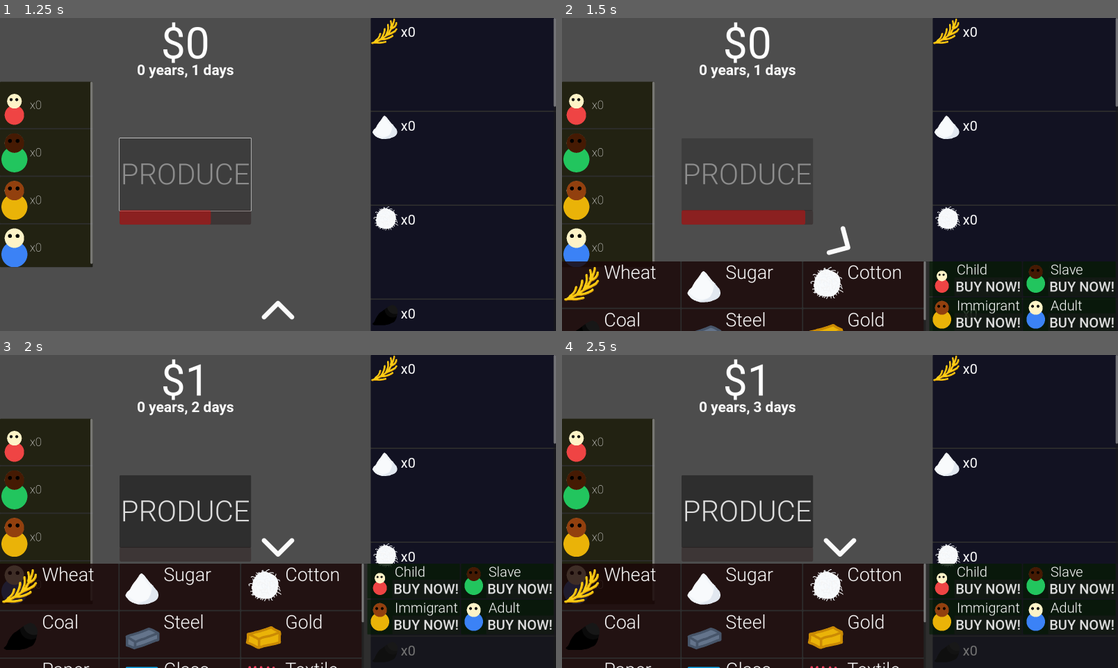
Above: before the commit, frames 1-4 (two rows, left to right).
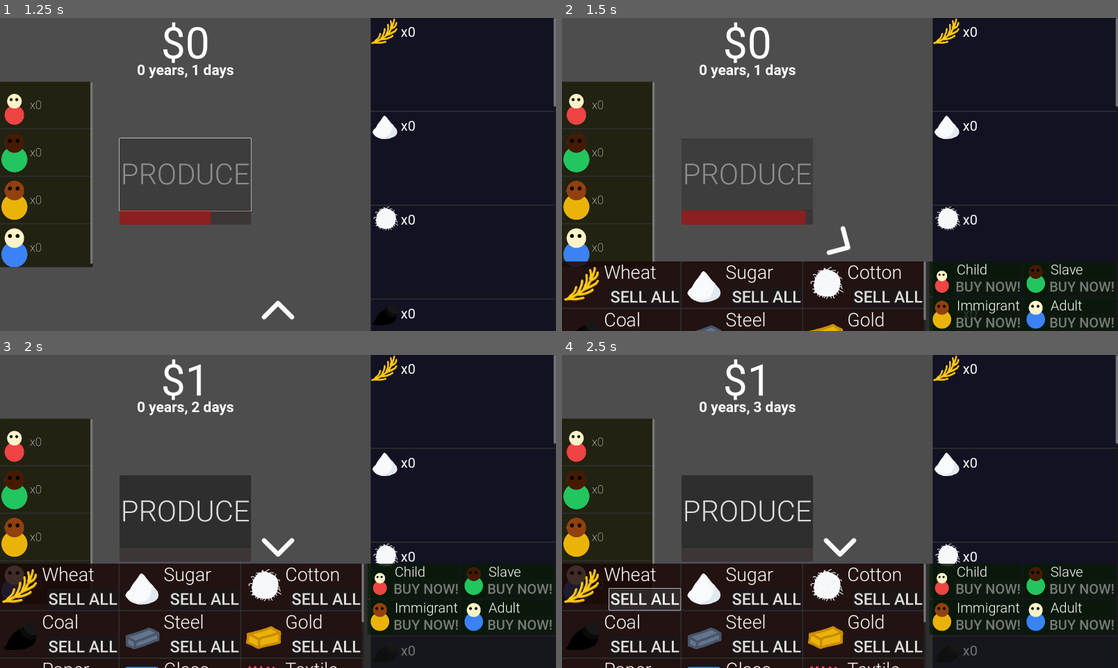
Above: after the commit, the same moments.

Repository: LowBudgetGameDev/Industrial-Revolution-Game
Game: Godot game, scene res://Scenes/Game_Scene.tscn
Same seed, same stepped clock (60 frames per second), same inputs: the game is played once before the commit and once after it.
Inputs (mouse positions are in pixels of both pictures, inside the frame that each line leads up to):
- Up to frame 1 (1.25 s): click "PRODUCE" at 0.5 s
- Up to frame 2 (1.5 s): click (840, 312) at 1.25 s
- Up to frame 3 (2 s): no input
- Up to frame 4 (2.5 s): click (645, 599) at 2 s, where only the run after the commit has a clickable "SELL ALL"

Frame 1 is identical in both runs. In frame 2, 1.4% of the frame differs, in the area x 8-100%, y 84-99%; in frame 3, 2.0%; in frame 4, 2.4%, in the area x 8-100%, y 73-96%.

Commit message:
made buttons to sell assets

Diff:
--- a/Scenes/MarketAssetUI.tscn
+++ b/Scenes/MarketAssetUI.tscn
@@ -1,9 +1,10 @@
-[gd_scene load_steps=3 format=3 uid="uid://ca6vfu8uucny"]
+[gd_scene load_steps=4 format=3 uid="uid://ca6vfu8uucny"]
 
 [ext_resource type="FontFile" uid="uid://dtxa1ss1665cq" path="res://Fonts/Roboto-Light.ttf" id="1_d6s7i"]
 [ext_resource type="Script" path="res://Scripts/MarketAssetUI.gd" id="1_ir5m4"]
+[ext_resource type="FontFile" uid="uid://poucd4nk36fw" path="res://Fonts/Roboto-Medium.ttf" id="3_sa3xa"]
 
-[node name="MarketAssetUI" type="Control" node_paths=PackedStringArray("assetImage", "assetNameText")]
+[node name="MarketAssetUI" type="Control" node_paths=PackedStringArray("assetImage", "assetNameText", "sellButton")]
 custom_minimum_size = Vector2(416, 160)
 layout_mode = 3
 anchors_preset = 15
@@ -16,6 +17,7 @@
 script = ExtResource("1_ir5m4")
 assetImage = NodePath("AssetImage")
 assetNameText = NodePath("AssetName")
+sellButton = NodePath("SellButton")
 
 [node name="Panel" type="Panel" parent="."]
 self_modulate = Color(1, 0, 0, 1)
@@ -70,3 +72,18 @@
 text = "Resource"
 fit_content = true
 autowrap_mode = 0
+
+[node name="SellButton" type="Button" parent="."]
+layout_mode = 1
+anchors_preset = 3
+anchor_left = 1.0
+anchor_top = 1.0
+anchor_right = 1.0
+anchor_bottom = 1.0
+offset_left = -212.0
+offset_top = -65.0
+grow_horizontal = 0
+grow_vertical = 0
+theme_override_fonts/font = ExtResource("3_sa3xa")
+theme_override_font_sizes/font_size = 56
+text = "SELL ALL"
--- a/Scripts/Asset.gd
+++ b/Scripts/Asset.gd
@@ -4,3 +4,4 @@
 
 @export var name : String
 @export var sprite : AtlasTexture
+@export var sell_price : int
--- a/Scripts/AssetManager.gd
+++ b/Scripts/AssetManager.gd
@@ -5,6 +5,8 @@
 enum Asset_Enum {Wheat, Sugar, Cotton, Coal, Steel, Gold, Paper, Glass, Textile, Brick, Gunpowder, Firearm}
 
 static var instance : AssetManager
+
+signal on_asset_amount_changed
 
 var _asset_amount_dictionary : Dictionary = {}
 var _asset_resource_dictionary : Dictionary = {}
@@ -19,14 +21,22 @@
 		var resource = load("res://Resources/Assets/" + str(asset) + ".tres")
 		_asset_resource_dictionary[asset] = resource
 
+func sell_asset(asset: Asset):
+	var ass = _asset_resource_dictionary.find_key(asset)
+	MoneyManager.instance.gain_money(asset.sell_price * _asset_amount_dictionary[ass])
+
+	_asset_amount_dictionary[ass] = 0
+	on_asset_amount_changed.emit()
 
 func increase_asset_amount(asset: Asset, amount: int):
 	var ass = _asset_resource_dictionary.find_key(asset)
 	_asset_amount_dictionary[ass] += amount
+	on_asset_amount_changed.emit()
 
 func decrease_asset_amount(asset: Asset, amount: int):
 	var ass = _asset_resource_dictionary.find_key(asset)
 	_asset_amount_dictionary[ass] -= amount
+	on_asset_amount_changed.emit()
 
 func get_asset_amount(asset: Asset) -> int:
 	var ass = _asset_resource_dictionary.find_key(asset)
--- a/Scripts/AssetWorkerUI.gd
+++ b/Scripts/AssetWorkerUI.gd
@@ -7,3 +7,7 @@
 func init():
     asset_icon.texture = work_asset.sprite
     asset_amount_text.text = "x" + str(AssetManager.instance.get_asset_amount(work_asset))
+    AssetManager.instance.on_asset_amount_changed.connect(self._update_text)
+
+func _update_text():
+    asset_amount_text.text = "x" + str(AssetManager.instance.get_asset_amount(work_asset))
--- a/Scripts/MarketAssetUI.gd
+++ b/Scripts/MarketAssetUI.gd
@@ -4,12 +4,16 @@
 
 @export var assetImage : TextureRect
 @export var assetNameText : RichTextLabel
+@export var sellButton : Button
 @export var asset : Asset
+
+func _ready():
+	sellButton.pressed.connect(self._sell_asset)
+
 
 func init():
 	assetImage.texture = asset.sprite
 	assetNameText.text = asset.name
 
-# Called when the node enters the scene tree for the first time.
-func _ready():
-	pass # Replace with function body.
+func _sell_asset():
+	AssetManager.instance.sell_asset(asset)
--- a/Scripts/MarketManager.gd
+++ /dev/null
@@ -1,10 +0,0 @@
-extends Control
-
-# Called when the node enters the scene tree for the first time.
-func _ready():
-	pass
-
-
-# Called every frame. 'delta' is the elapsed time since the previous frame.
-func _process(delta):
-	pass
--- a/Scripts/MarketWorkerUI.gd
+++ b/Scripts/MarketWorkerUI.gd
@@ -21,5 +21,11 @@
 	human.set_scale(Vector2(0.25, 0.25))
 	human.set_position(Vector2(12, 12))
 
+func _process(delta):
+	if MoneyManager.instance.get_money_amount() >= worker.buy_price:
+		buy_button.disabled = false
+	else:
+		buy_button.disabled = true
+
 func buy_worker():
 	WorkerManager.instance.buy_worker(worker)
--- a/Scripts/Worker.gd
+++ b/Scripts/Worker.gd
@@ -6,3 +6,4 @@
 @export var sprite: PackedScene
 @export var buy_price: int
 @export var salary: float
+@export var production_time: float
